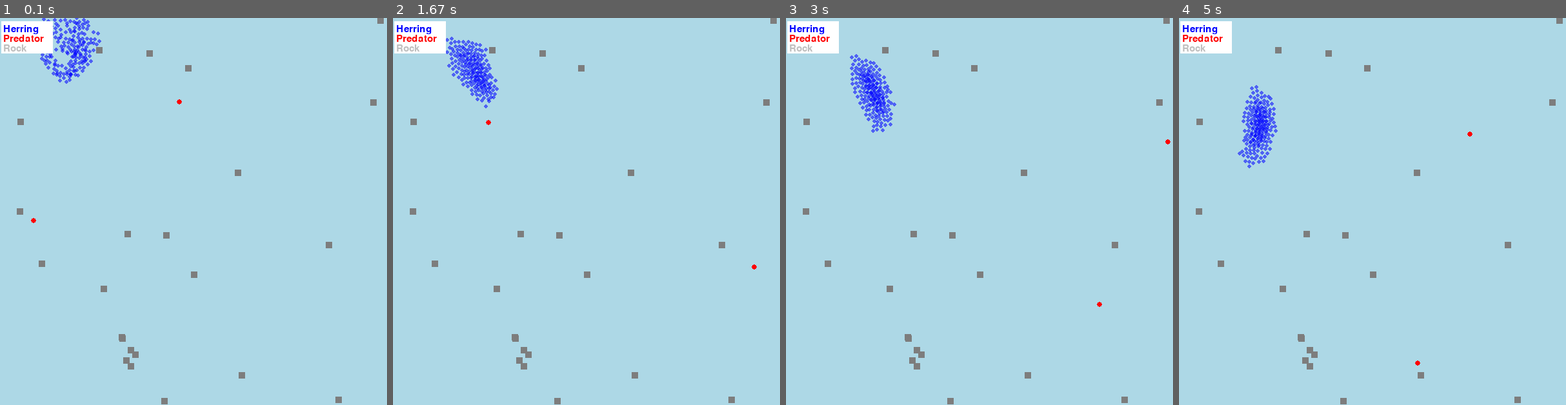
Above: before the commit, frames 1-4 (left to right).
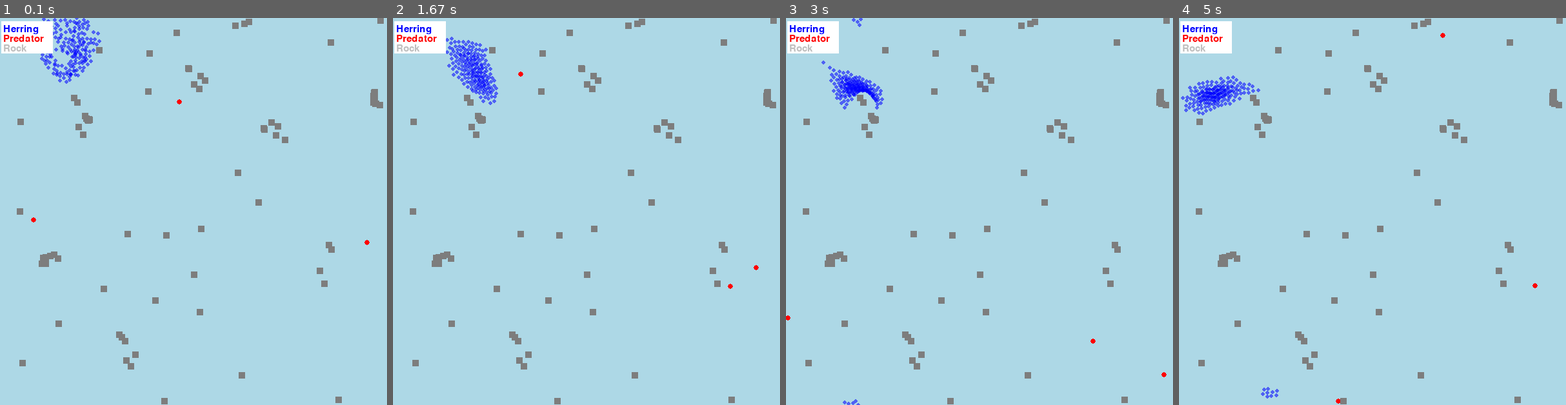
Above: after the commit, the same moments.

Repository: suus-stack/PCA
Game: pygame game, started from code/herring_simulation.py
The game is run twice, just before and just after one commit, with the same random seed, the same clock (stepped at 60 frames per second) and the same inputs.
Inputs:
- Up to frame 1 (0.1 s): no input
- Up to frame 2 (1.67 s): no input
- Up to frame 3 (3 s): no input
- Up to frame 4 (5 s): no input

The runs differ from the first frame. In frame 1, 1.1% of the frame differs, in the area x 5-99%, y 0-90%; in frame 2, 1.4%; in frame 3, 2.5%; in frame 4, 3.0%, in the area x 0-99%, y 0-100%.

Commit message:
without errors

Diff:
--- a/code/herring_simulation.py
+++ b/code/herring_simulation.py
@@ -4,8 +4,9 @@
 Course:       Project Computational Science
 Student ID's: 14773279 , 15159337, 13717405
 Description:  Agent-based model to simulate the movement dynamics of a school of herring.
-              The dynamics are also studied in the presence of rocks and predators. This
-              enables us to keep track of the amount of killed herring.
+              The dynamics are also studied in the presence of rocks and predators. This enables
+              us to keep track of the amount of surviving herring and which strategy of movement
+              results in the highest surviving rate.
 """
 
 import pygame
@@ -17,8 +18,8 @@
 
 class Config():
     """ Class that stores the values of all the parameter constants in the experiment.
-    To enhance clarity in the simulation, 1 unit is not 1 meter but 0.25 meter and
-    therefore all real values are multiplied by 4."""
+    To enhance clarity in the simulation, 1 unit is not 1 meter but 0.25 meter and therefore
+    all real values are multiplied by 4."""
     # Experimental setting
     WIDTH = 600
     HEIGHT = 600
@@ -107,7 +108,7 @@
             alignment_influence = 1
             cohesion_influence = 3
 
-        # Loop over all the herring
+        # Finding the herring within separation distance
         for herring in all_herring:
             distance_two_herring = self.position.distance_to(herring.position)
 
@@ -120,7 +121,7 @@
                     neighbour_herring_separation += 1
 
             if herring != self and distance_two_herring != 0 and distance_two_herring < Config.ALIGNMENT_DISTANCE:
-                    # Add velocity of the neighbour to the total alignment vector
+                    # Add direction of the neighbour to the total alignment vector
                     alignment_vector += herring.velocity
                     neighbour_herring_alignment += 1
 
@@ -172,7 +173,7 @@
                 predator_avoidance_vector += (self.position - predator.position) / distance_to_predator
                 neighbour_predator += 1
 
-            # Kill the herring if a predator is within the killing distance
+            # Kill herring if a predator is within the killing distance
             if distance_to_predator < Config.KILL_DISTANCE:
                 all_herring.remove(self)
                 Herring.killed_herring += 1
@@ -203,13 +204,15 @@
 
             if distance_to_rock < Config.ROCK_AVOIDANCE_DIST and distance_to_rock != 0:
 
-                # Determine the avoidance vector and add it to the total vector
+                # Determine the avoidance vector and add it to total vector
                 rock_avoidance_vector += (self.position - rock.position)/ distance_to_rock
                 neighbour_rock +=1
 
         # Determine the average rock avoidance vector and multiply by five to make it important
         if neighbour_rock > 0:
             rock_avoidance_vector = rock_avoidance_vector / neighbour_rock
+
+            # Multiply by five to ensure moving away from rock is prioritized
             self.velocity += rock_avoidance_vector * 5
 
         # Normalize velocity and multiply by speed to which some randomness is added
@@ -290,7 +293,7 @@
         self.velocity = pygame.Vector2(random.uniform(-1, 1), random.uniform(-1, 1)).normalize() * (Config.PREDATOR_SPEED + random.uniform(-0.8, 0.8))
 
     def collision_avoidance(self, all_predators):
-        """Function to adapt the predator's velocity to avoid collision with other predator.
+        """Function to adapt the predator's velocity to avoid collision.
 
         Parameters:
         -----------
@@ -316,7 +319,7 @@
         if close_predator > 0:
             self.velocity += (collision_avoidance_vector / close_predator)
 
-        # Velocities_predator Normalize velocity and multiply by speed to which some randomness is added
+        # velocities_predator Normalize velocity and multiply by speed to which some randomness is added
         self.velocity = self.velocity.normalize() * (Config.PREDATOR_SPEED + random.uniform(-0.8, 0.8))
 
     def attack_herring(self, all_herring):
@@ -374,15 +377,17 @@
         # Determine the average avoidance vector and multiply by five to make it important
         if neighbour_rock > 0:
             rock_avoidance_vector = rock_avoidance_vector / neighbour_rock
+
+            # Multiply by five to ensure moving away from rock is prioritized
             self.velocity += rock_avoidance_vector * 5
 
         # Normalize velocity and multiply by speed to which some randomness is added
         self.velocity = self.velocity.normalize() * (Config.HERRING_SPEED + random.uniform(-0.05, 0.05))
 
     def accelerate_to_attack_herring(self, all_herring):
-        """Function that ensures the predator will accelerate its speed when a herring
-        is within the predator's perception length. The closer the herring is the
-        faster the predator will swim.
+        """Function that ensures the predator will accelerate its speed when a herring is within
+        the predator's perception length. The closer the herring is the faster the predator
+        will swim.
 
         Parameters:
         -----------
@@ -497,11 +502,14 @@
         perception_change_herring: Bool
             If true; the perception length of a herring changes over the time.
         alignment_distance: Float
-            The distance that determines which herring are used for the alignment rule.
+            The distance that determines which neighbouring herring are used for the
+            alignment rule.
         cohesion_distance: Float
-            The distance that determines which herring are used for the cohesion rule.
+            The distance that determines which neighbouring herring are used for the
+            cohesion rule.
         separation_distance: Float
-            The distance that determines which herring are used for the separation rule.
+            The distance that determines which neighbouring herring are used for the
+            separation rule.
         boids_influence: Int
             Indicates if one boid rule is more important
         """
@@ -528,9 +536,9 @@
         self: Experiment
             The experiment being initialized.
         position_1: List
-            The position of onject 1.
+            The position of onject 1
         position_2: List
-            The position of onject 2.
+            The position of onject 2
 
         Returns:
         -----------
@@ -539,7 +547,7 @@
 
         Examples:
         >>> obj = Experiment()
-        >>> obj.distance_two_positions((1, 2), (4, 6))
+        >>> obj.distance_two_positions((0, 0), (3, 4))
         5.0
         >>> obj.distance_two_positions((0, 0), (0, 0))
         0.0
@@ -711,7 +719,7 @@
         -----------
         self: Experiment
             The experiment being simulated.
-        font_style: Font
+        font: Font
             The font used to style the text in the legend.
         screen: Screen
             The screen on which the legend has to be shown.
@@ -744,59 +752,6 @@
         screen.blit(rock_legend_text, rock_legend_rect)
 
         return screen
-
-    def update_perception_length(self, perception_length, adaption, elapsed_time):
-        """Function that updates the perception length
-
-        Parameters:
-        -----------
-        self: Experiment
-            The experiment being simulated.
-        perception_length: Float
-            The current perception length stored in the Config class.
-        adaption: Int
-            The change in perception length, differs for herring and predator.
-        elapsed_time: Float
-            The time that has already passed when this function is called.
-
-        Returns:
-        -----------
-        perception_length + or - adaption: Float
-            The new perception length after adaption.
-        """
-        if elapsed_time <= self.simulation_duration/2:
-         return perception_length + adaption
-        else:
-         return perception_length - adaption
-
-    def handle_perception_change(self, perception_list, perception_length_attr, adaption, killed_count_ls):
-        """Function that changes the perception length of the herring or predator on specific time points
-        during the simulation. Trying to create the concept of the water getting darker later on the day.
-
-        Parameters:
-        -----------
-        self: Experiment
-            The experiment being simulated.
-        perception_list: List
-            Empty list to store the perception lengths on each measured timepoint.
-        perception_lenghth_attr: Float
-            The perception length of either a herring or predator that is currently stored in the Config class.
-        adaption: Int
-            The change in perception length, differs for herring and predator.
-        killed_count_ls: List
-            Empty list to store the number of killed herring between each measured timepoint.
-        """
-        # 20 seconds intervals
-        if round(elapsed_time, 4) % 20 == 0:
-            new_perception_length = self.update_perception_length(getattr(Config, perception_length_attr), adaption, elapsed_time)
-            perception_list.append(new_perception_length)
-            # Saving in different var to prevent the Herring class var (killed_herring) to change throughout the entire simulation
-            killing_count = Herring.killed_herring
-            killed_count_ls.append(killing_count)
-            setattr(Config, perception_length_attr, new_perception_length)
-
-            # Resetting count after the simulation has run witht this perception length value for some time
-            killing_count = 0
 
     def perception_change(self, showed_frames, perception_list_predator, perception_list_herring, killed_count_ls_pred, killed_count_ls_herr):
         """ Function that changes the perception length over time for either the predator, herring or both.
@@ -831,6 +786,7 @@
             List with the number of killed herring between each measured timepoint if
             the perception length of the herring changes.
         """
+
         # Ensuring the perception lengths are set to their starting value only in the first function call
         if self.perception_change_called:
             self.perception_change_called = False
@@ -856,6 +812,7 @@
             perception_length + or - adaption: Float
                 The new perception length after adaption.
             """
+
             if elapsed_time <= self.simulation_duration/2:
              return perception_length + adaption
             else:
@@ -876,9 +833,9 @@
             killed_count_ls: List
                 Empty list to store the number of killed herring between each measured timepoint.
             """
-            # 20 seconds intervals
+            # 10 seconds intervals
             if round(elapsed_time, 4) % 20 == 0:
-                new_perception_length = self.update_perception_length(getattr(Config, perception_length_attr), adaption, elapsed_time)
+                new_perception_length = update_perception_length(getattr(Config, perception_length_attr), adaption, elapsed_time)
                 perception_list.append(new_perception_length)
                 # Saving in different var to prevent the Herring class var (killed_herring) to change throughout the entire simulation
                 killing_count = Herring.killed_herring
@@ -889,11 +846,12 @@
                 killing_count = 0
 
         if self.perception_change_predator:
-            self.handle_perception_change(perception_list_predator, 'PERCEPTION_LENGTH_PREDATOR', 5, killed_count_ls_pred)
+            handle_perception_change(perception_list_predator, 'PERCEPTION_LENGTH_PREDATOR', 5, killed_count_ls_pred)
         if self.perception_change_herring:
-            self.handle_perception_change(perception_list_herring, 'PERCEPTION_LENGTH_HERRING', 3, killed_count_ls_herr)
+            handle_perception_change(perception_list_herring, 'PERCEPTION_LENGTH_HERRING', 3, killed_count_ls_herr)
 
         return perception_list_predator, perception_list_herring, killed_count_ls_pred, killed_count_ls_herr
+
 
     def run(self):
         """ Function that runs an experiment.
@@ -922,6 +880,10 @@
         Herring.killed_herring = 0
         Herring.herring_within_separation_distance = 0
 
+        # Set the number of killed herring and perception length to the begin value
+        Config.PERCEPTION_LENGTH_PREDATOR = 100
+        Config.PERCEPTION_LENGTH_HERRING = 32
+
         # Make the rocks, herring and predator group
         all_rocks = self.add_rocks_experiment()
         all_herring = self.add_herring_experiment(all_rocks)
@@ -949,6 +911,7 @@
             # Update the position of the herring and predators
             all_herring.update(all_herring, all_predators, all_rocks, self.boids_influence)
             all_predators.update(all_herring, all_predators, all_rocks)
+
             elapsed_time = (showed_frames / Config.FRAMES_PER_SECOND)
 
             # Keeping track over the amount of killed herring over time either way
@@ -1009,8 +972,7 @@
     11: The separation distance (float). Default set to 6.
     12: The influence of boids rules (int). Default set to 0.
     """
-    # Do doc test and run the a simulation
     doctest.testmod()
-    experiment_example = Experiment(200, 2, 20, 200, True, True, False, False, 32, 32, 6, 0)
+    experiment_example = Experiment(200, 3, 40, 60, True, True, False, False, 32, 32, 6, 0)
     return_values = experiment_example.run()
     print(return_values)
--- a/code/visualisation.py
+++ b/code/visualisation.py
@@ -12,7 +12,7 @@
 import matplotlib.pyplot as plt
 import pandas as pd
 import seaborn as sns
-from gamefish import *
+from herring_simulation import *
 from statistic_tests import *
 import matplotlib.patches as patches
 
@@ -485,17 +485,17 @@
         return_values_dict1 = Experiment(250, 4, 20, time_simulation, True, True, False, False, 32, 32, 6).run()
         new_row_df = pd.DataFrame([np.diff(return_values_dict1['Killed_herring_over_time'])])
         df_no_change = pd.concat([df_no_change, new_row_df], ignore_index=True)
-
+        print('hi')
         # Predator perception change
         return_values_dict2 = Experiment(250, 4, 20, time_simulation, True, True, True, False, 32, 32, 6).run()
         new_row_df = pd.DataFrame([np.diff(return_values_dict2['Killed_herring_count_predator_perception_change'])])
         df_predator_change = pd.concat([df_predator_change, new_row_df], ignore_index=True)
-
+        print('hi')
         # Herring perception change
         return_values_dict3 = Experiment(250, 4, 20, time_simulation, True, True, False, True, 32, 32, 6).run()
         new_row_df = pd.DataFrame([np.diff(return_values_dict3['Killed_herring_count_herring_perception_change'])])
         df_herring_change = pd.concat([df_herring_change, new_row_df], ignore_index=True)
-
+        print('hi')
         # Herring and predator perception change
         return_values_dict4 = Experiment(250, 4, 20, time_simulation, True, True, True, True, 32, 32, 6).run()
         new_row_df = pd.DataFrame([np.diff(return_values_dict4['Killed_herring_count_herring_perception_change'])])
@@ -563,30 +563,30 @@
     plt.show()
 
 if __name__ == "__main__":
-    # Determine the influence of the boid rules
-    df_boid_killed = influence_boid_rules(40, 60)
-    significant_test_boidsrules(df_boid_killed)
-
-    # Determine the influence of rocks on the killing rate
-    influence_rocks(80, 20, 30)
-
-    #Determine the invluence of more predators
-    influence_predator_number(20, 20, 30)
-
-    # Determine the influence of the scoolsize
-    df_school_size = influence_school_size(40, 30)
-    significant_test_school_size(df_school_size)
-
-    # Determine the influence of the alignment distance
-    influence_alignment_distance(30, 30)
-
-    # Determine what influence if predators are more within the separation distance
-    df_closeness_herring = influences_closeness_herring(40, 30)
-    significant_test_close(df_closeness_herring)
-    significant_test_killed(df_closeness_herring)
+    # # Determine the influence of the boid rules
+    # df_boid_killed = influence_boid_rules(40, 60)
+    # significant_test_boidsrules(df_boid_killed)
+    #
+    # # Determine the influence of rocks on the killing rate
+    # influence_rocks(80, 20, 30)
+    #
+    # #Determine the invluence of more predators
+    # influence_predator_number(20, 20, 30)
+    #
+    # # Determine the influence of the scoolsize
+    # df_school_size = influence_school_size(40, 30)
+    # significant_test_school_size(df_school_size)
+    #
+    # # Determine the influence of the alignment distance
+    # influence_alignment_distance(30, 30)
+    #
+    # # Determine what influence if predators are more within the separation distance
+    # df_closeness_herring = influences_closeness_herring(40, 30)
+    # significant_test_close(df_closeness_herring)
+    # significant_test_killed(df_closeness_herring)
 
     # Determine the influence of changes in the perception length
-    visualizing_perception_change(10, 600)
+    visualizing_perception_change(1, 60)
 
     # Do a sensitivity analyse for the alignment, separation and cohesion distance
     sensitivity_rules_distance(30, 30)
